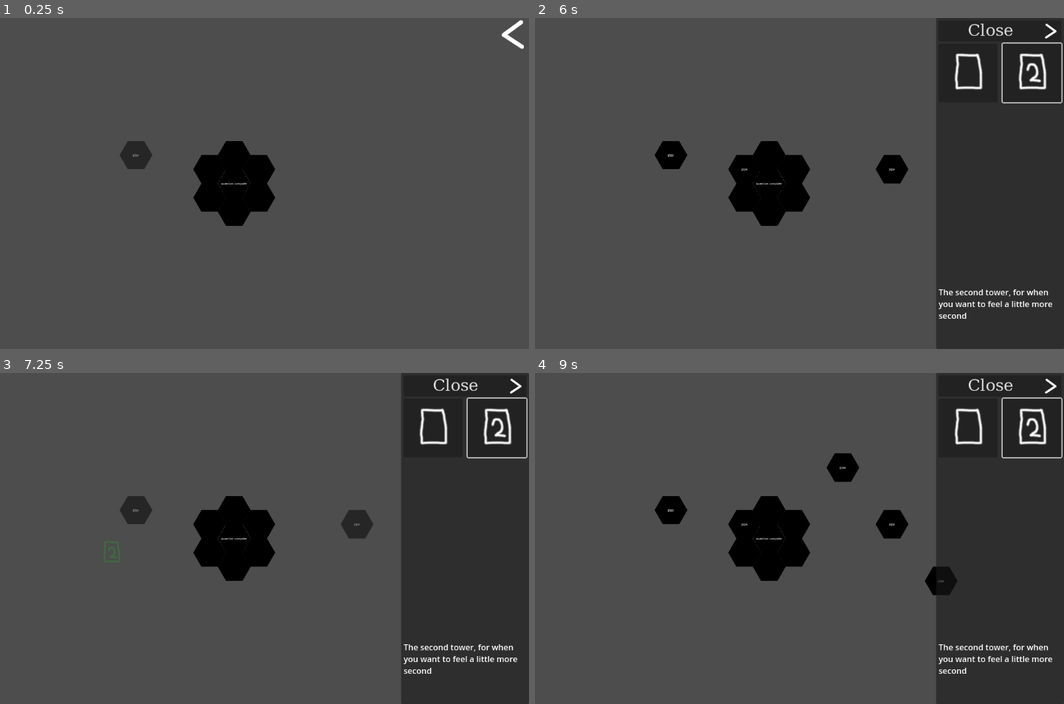
Above: before the commit, frames 1-4 (two rows, left to right).
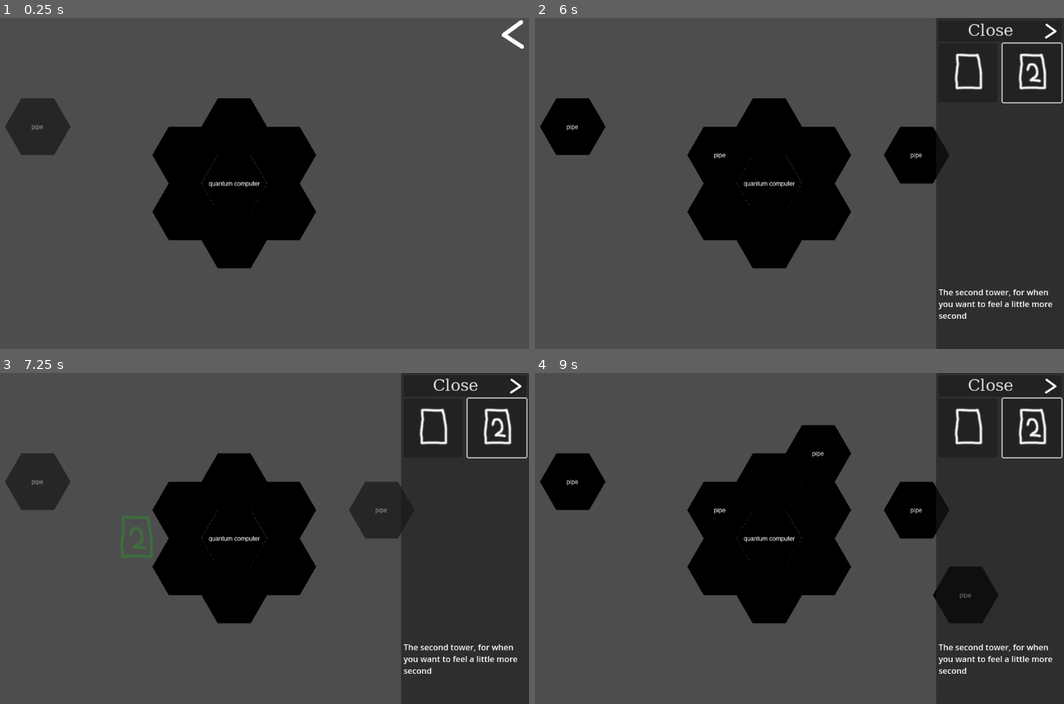
Above: after the commit, the same moments.

Repository: jm8/godotgamejam76
Game: Godot game, scene res://main.tscn
The game is run twice, just before and just after one commit, with the same random seed, the same clock (stepped at 60 frames per second) and the same inputs. The engine's default icon, where the game draws it, is replaced by a stand-in: a white triangle on a blue panel in a dark square.
Inputs (mouse positions are in pixels of both pictures, inside the frame that each line leads up to):
- Up to frame 1 (0.25 s): no input
- Up to frame 2 (6 s): click (1048, 34) at 0.5 s; click (968, 74) at 1.25 s; click (1032, 74) at 2.02 s; click (968, 74) at 2.75 s; click (1032, 74) at 3.52 s; click (968, 74) at 4.25 s; click (1032, 74) at 5.02 s; tap Enter at 5.75 s; move the mouse to (900, 166) at 5.77 s; hold E from 5.78 s (still down); click (900, 166) at 5.92 s
- Up to frame 3 (7.25 s): tap Space at 6.5 s; move the mouse to (116, 555) at 6.52 s; release E at 6.53 s; tap E at 6.6 s; click (116, 555) at 6.67 s
- Up to frame 4 (9 s): tap Enter at 7.25, 8.75 s; move the mouse to (825, 465) at 7.27 s; hold E 7.28-8.03 s; click (825, 465) at 7.42 s; tap Space at 8 s; move the mouse to (741, 604) at 8.02 s; tap E at 8.1 s; click (741, 604) at 8.17 s; move the mouse to (947, 588) at 8.77 s; hold E from 8.78 s (still down); click (947, 588) at 8.92 s

The runs differ from the first frame. In frame 1, 11% of the frame differs, in the area x 0-60%, y 24-76%; in frame 2, 12%; in frame 3, 12%; in frame 4, 15%, in the area x 0-88%, y 15-76%.

Commit message:
hover pipe

Diff:
--- a/globulars.gd
+++ b/globulars.gd
@@ -5,10 +5,3 @@
 var zoom_change_factor = 0.1
 
 const TOWER_GROUP = "tower"
-
-enum ActionState {
-	TowerPlacing,
-	PipePlacing,
-}
-
-var action_state: ActionState = ActionState.TowerPlacing
--- a/main.gd
+++ b/main.gd
@@ -5,8 +5,18 @@
 @onready var tower_being_placed = $TowerBeingPlaced
 @onready var pipe_tile_map = $PipeTileMap
 
+var hover_tile_posision = null
+
 const TowerScene = preload("res://tower.tscn")
 const PIPE_TILE_SOURCE_ID = 0
+const HOVER_PIPE_TILE_SOURCE_ID = 1
+
+enum ActionState {
+	TowerPlacing,
+	PipePlacing,
+}
+
+var action_state: ActionState = ActionState.TowerPlacing
 
 func _process(_delta: float) -> void:
 	if ui.selected_tower != null:
@@ -17,19 +27,26 @@
 		tower_being_placed.visible = false
 
 	if Input.is_key_pressed(KEY_E):
-		Globulars.action_state = Globulars.ActionState.PipePlacing
+		action_state = ActionState.PipePlacing
 	else:
-		Globulars.action_state = Globulars.ActionState.TowerPlacing
+		action_state = ActionState.TowerPlacing
 
-	if Globulars.action_state == Globulars.ActionState.TowerPlacing:
+	if action_state == ActionState.TowerPlacing:
 		pipe_tile_map.modulate.a = 0.5
 		pipe_tile_map.z_index = 0
-	if Globulars.action_state == Globulars.ActionState.PipePlacing:
+	if action_state == ActionState.PipePlacing:
 		pipe_tile_map.modulate.a = 1
 		pipe_tile_map.z_index = 1
 
-	if Globulars.action_state == Globulars.ActionState.PipePlacing:
-		var tile_position = position_to_tile(get_global_mouse_position())
+	var tile_position = position_to_tile(get_global_mouse_position())
+	if hover_tile_posision != null and pipe_tile_map.get_cell_source_id(hover_tile_posision):
+		pipe_tile_map.erase_cell(hover_tile_posision)
+		hover_tile_posision = null
+	if action_state == ActionState.PipePlacing:
+		if !has_pipe(tile_position):
+			pipe_tile_map.set_cell(tile_position, HOVER_PIPE_TILE_SOURCE_ID, Vector2i.ZERO)
+			hover_tile_posision = tile_position
+
 		if Input.is_mouse_button_pressed(MOUSE_BUTTON_LEFT) and !has_pipe(tile_position):
 			print("placing pipe ", tile_position)
 			pipe_tile_map.set_cell(tile_position, PIPE_TILE_SOURCE_ID, Vector2i.ZERO)
@@ -53,7 +70,7 @@
 		handle_right_click(tile_position)
 
 func handle_left_click(pos: Vector2i):
-	if Globulars.action_state == Globulars.ActionState.TowerPlacing and ui.selected_tower != null and can_place_tower(pos):
+	if action_state == ActionState.TowerPlacing and ui.selected_tower != null and can_place_tower(pos):
 		var tower = create_tower(pos, ui.selected_tower)
 		add_child(tower)
 
--- a/main.tscn
+++ b/main.tscn
@@ -1,13 +1,14 @@
-[gd_scene load_steps=20 format=4 uid="uid://du8d576jeitn"]
+[gd_scene load_steps=22 format=4 uid="uid://du8d576jeitn"]
 
 [ext_resource type="Script" path="res://main.gd" id="1_d8iqm"]
 [ext_resource type="Texture2D" uid="uid://c0bj0bx6pqc13" path="res://icon.svg" id="1_hl6sv"]
 [ext_resource type="Texture2D" uid="uid://cd7kh6gkx87p" path="res://hexbig128.png" id="2_snsdc"]
 [ext_resource type="Texture2D" uid="uid://dyctloayib6li" path="res://hexbig128white.png" id="3_04l3s"]
 [ext_resource type="Texture2D" uid="uid://dvcs5h7tamv1b" path="res://quantum_computer.png" id="3_6lchj"]
+[ext_resource type="Texture2D" uid="uid://7blyu0p6eorj" path="res://hover-pipe.png" id="4_hf1p3"]
 [ext_resource type="Script" path="res://camera_2d.gd" id="5_otb3h"]
 [ext_resource type="Texture2D" uid="uid://dngtl5cyn65dc" path="res://pipe.png" id="6_t7h3a"]
-[ext_resource type="PackedScene" path="res://ui.tscn" id="7_t056u"]
+[ext_resource type="PackedScene" uid="uid://bqhenjbs0gb5y" path="res://ui.tscn" id="7_t056u"]
 [ext_resource type="Script" path="res://tower_type.gd" id="8_0yrp6"]
 [ext_resource type="Texture2D" uid="uid://dxmmtsy0sjag8" path="res://tower.png" id="9_j7mbn"]
 [ext_resource type="Texture2D" uid="uid://c8on2t3ono7jo" path="res://tower2.png" id="10_rnomm"]
@@ -17,11 +18,17 @@
 texture_region_size = Vector2i(128, 111)
 0:0/0 = 0
 
+[sub_resource type="TileSetAtlasSource" id="TileSetAtlasSource_064iq"]
+texture = ExtResource("4_hf1p3")
+texture_region_size = Vector2i(128, 111)
+0:0/0 = 0
+
 [sub_resource type="TileSet" id="TileSet_6l7am"]
 tile_shape = 3
 tile_offset_axis = 1
 tile_size = Vector2i(128, 111)
 sources/0 = SubResource("TileSetAtlasSource_n32x6")
+sources/1 = SubResource("TileSetAtlasSource_064iq")
 
 [sub_resource type="TileSetAtlasSource" id="TileSetAtlasSource_305xs"]
 texture = ExtResource("3_04l3s")
@@ -77,7 +84,6 @@
 tile_set = SubResource("TileSet_4ps7g")
 
 [node name="Camera2D" type="Camera2D" parent="."]
-zoom = Vector2(0.5, 0.5)
 script = ExtResource("5_otb3h")
 
 [node name="UI" parent="." instance=ExtResource("7_t056u")]
Binary file added: hover-pipe.png
Not shown, added: hover-pipe.png.import
Not shown: 1 places in ui.tscn that only renumber resources
